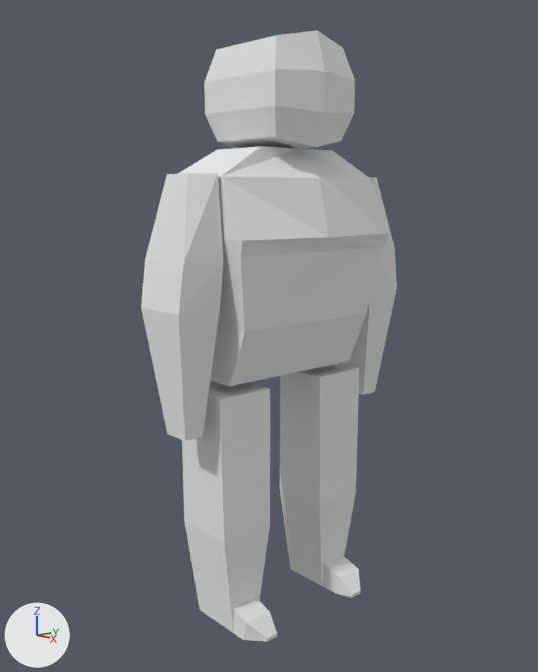
Renders of the Blender file Assets/Models/BasicDude/NewDude.blend from each side of a commit.
One viewpoint serves both versions: a camera (50 mm lens) standing at (6.81, -6.12, 5.22) and looking at (0.0, -0.11, 3.51). The axes (+X, +Y, +Z) are drawn at lower left. The lights are the same throughout.
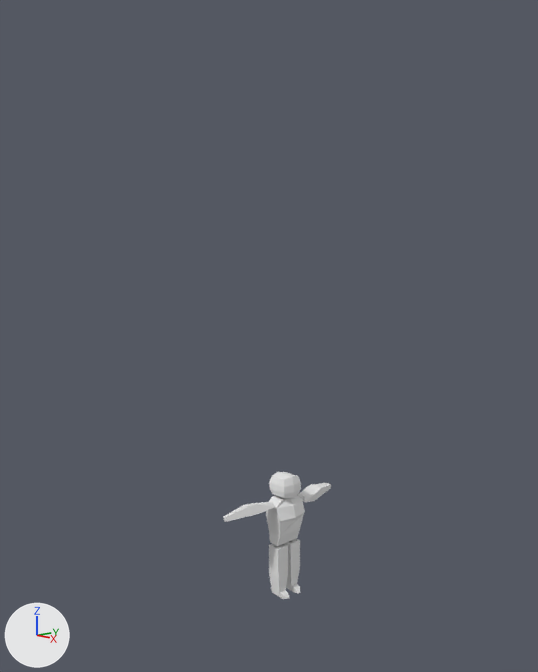
Diff of the bpy script that builds the scene:
```diff
--- a/Assets/Models/BasicDude/NewDude.blend.py
+++ b/Assets/Models/BasicDude/NewDude.blend.py
@@ me_cube_005 @@
 # used by ob_cube_003; location = (0.0, 0.0, 4.75)
-me_cube_005.from_pydata(...)  # 24 vertices, 20 faces; spans x -0.41..0.78, y 0.43..1.17, z -4.76..-1.78
+me_cube_005.from_pydata(...)  # 138 vertices, 116 faces, 2 loose edges; spans x -0.13..0.24, y -0.59..1.24, z -1.8..-0.18
+# me_cube_005 part 1: the loose piece of 12 vertices spanning x -0.41..0.38, y 0.43..1.17, z -4.75..-1.78 is scaled about its middle by 0.23, then moved by (0.06, -0.37, 1.81)
+# me_cube_005 part 2: the loose piece of 12 vertices spanning x 0.16..0.78, y 0.62..0.98, z -4.76..-4.39 is scaled about its middle by 0.23, then moved by (-0.32, -0.37, 2.81)
+# me_cube_005 part 3: a new loose piece of 29 vertices spanning x -0.07..0.24, y 0.09..0.55, z -1.09..-0.48, in mat_material (white #e7e7e7)
+# me_cube_005 part 4: a new loose piece of 24 vertices spanning x -0.13..0.22, y 0.18..0.47, z -0.48..-0.18, in mat_material (white #e7e7e7)
+# me_cube_005 part 5: a new loose piece of 16 vertices spanning x -0.1..0.14, y -0.59..0.08, z -0.6..-0.43, in mat_material (white #e7e7e7)
+# me_cube_005 part 6: a new loose piece of 16 vertices spanning x -0.1..0.13, y 0.58..1.24, z -0.66..-0.51, in mat_material (white #e7e7e7)
+# me_cube_005 part 7
+# 18 vertices are added at x -0.05..0.22, y 0.12..0.3, z -1.8..-1.12
+# 6 new vertices lie (0.0, 0.08, 0.0) away from vertices in x -0.03..0.18, y 0.17, z -1.8..-1.72
+# 20 new faces join them
 me_cube_005.materials.append(mat_material)
@@ ob_cube_005 @@
-ob_cube_005 = bpy.data.objects.new('Cube.005', me_cube_007)
-ob_cube_005.location = (0.0, 0.0, 4.75)
@@ ob_cube_004 @@
-ob_cube_004 = bpy.data.objects.new('Cube.004', me_cube_006)
-ob_cube_004.location = (0.0, 0.0, 4.75)
@@ ob_cube_003 @@
 ob_cube_003 = bpy.data.objects.new('Cube.003', me_cube_005)
-ob_cube_003.location = (0.0, 0.0, 4.75)
+ob_cube_003.location = (0.12, -0.3, 1.9)
@@ ob_cube_001 @@
-ob_cube_001 = bpy.data.objects.new('Cube.001', me_cube_004)
-ob_cube_001.location = (0.0, 0.0, 4.75)
@@ ob_cube_000 @@
-ob_cube_000 = bpy.data.objects.new('Cube.000', me_cube_001)
-ob_cube_000.location = (0.0, 0.0, 4.75)
@@ ob_cube_002 @@
-ob_cube_002 = bpy.data.objects.new('Cube.002', me_cube_003)
-ob_cube_002.location = (0.0, 0.0, 4.75)
```

Where the change shows, as pixel boxes (x1, y1, x2, y2) in the pictures (538 x 672 px; the box of a moved part takes in the faces that stretch with it):
'Cube.002', deleted: before (178, 146, 390, 386)
'Cube.004', deleted: before (182, 381, 277, 642)
'Cube.003', reshaped, moved (35% wider, 46% shorter): before (280, 363, 360, 598); after (223, 472, 331, 599)
'Cube.001', deleted: before (141, 173, 223, 441)
'Cube.005', deleted: before (204, 30, 355, 148)
'Cube.000', deleted: before (341, 177, 397, 395)
part 1 of me_cube_005, moved or reshaped: before (280, 363, 359, 586); after (284, 539, 300, 591)
part 2 of me_cube_005, moved or reshaped: before (322, 555, 360, 598); after (292, 584, 300, 594)
part 3 of me_cube_005, added: after (266, 496, 305, 546)
part 4 of me_cube_005, added: after (269, 472, 301, 498)
part 5 of me_cube_005, added: after (223, 502, 274, 522)
part 6 of me_cube_005, added: after (297, 483, 331, 502)
part 7 of me_cube_005, added: after (269, 544, 289, 599)
